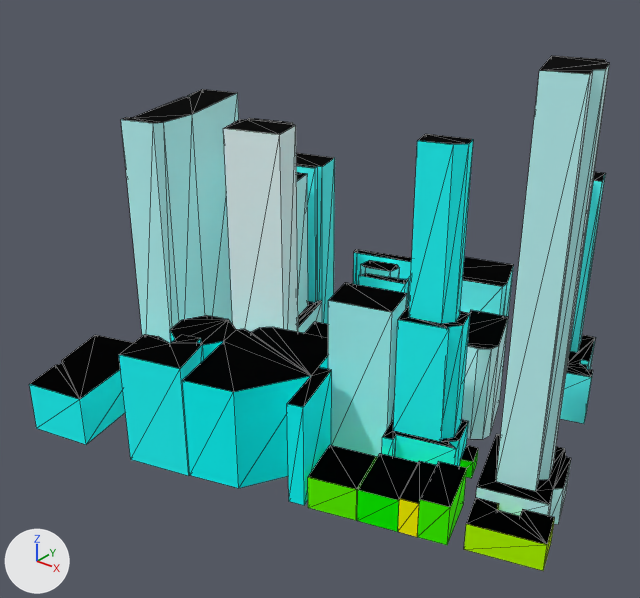
Before and after pictures for a commit that changed the glTF model web/public/assets/cities/toronto/tiles/-2_2.far.glb.
One viewpoint serves both versions: a 50 mm lens placed at (-143.0, 313.0, 267.0), pointed at (-390.0, 622.0, 76.0). The lights are fixed; the arrows at lower left show +X, +Y and +Z. The first picture is the older version. Mesh edges are drawn as thin lines. Where no turn or scale is listed for an object, it has been applied to the vertices. Vertices at exactly the same position are counted once.

The first picture shows '-2_2_far'.
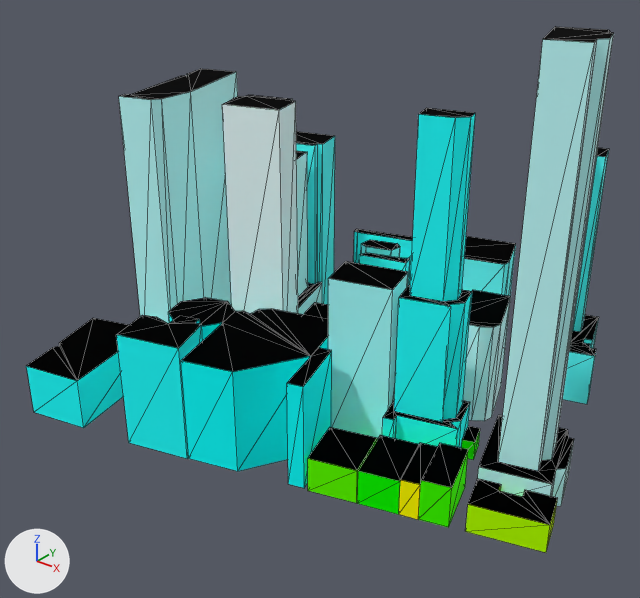
Changed parts and their boxes [x1, y1, x2, y2] in the pictures (640 x 598 px; the box of a moved part takes in the faces that stretch with it):
'-2_2_far', reshaped, moved
    before: [29, 55, 609, 571]
    after: [26, 26, 614, 553]
part 1 of me_2_2_far, moved or reshaped
    before: [460, 257, 514, 316]
    after: [462, 236, 516, 296]
part 2 of me_2_2_far, moved or reshaped
    before: [353, 249, 412, 306]
    after: [354, 229, 413, 284]
part 3 of me_2_2_far, moved or reshaped
    before: [358, 273, 409, 307]
    after: [359, 253, 410, 285]
part 4 of me_2_2_far, moved or reshaped
    before: [360, 260, 400, 278]
    after: [361, 240, 400, 258]
part 5 of me_2_2_far, moved or reshaped
    before: [121, 89, 239, 343]
    after: [119, 68, 238, 323]
part 6 of me_2_2_far, moved or reshaped
    before: [461, 310, 508, 439]
    after: [463, 290, 511, 421]
part 7 of me_2_2_far, added
    after: [461, 426, 480, 460]
part 8 of me_2_2_far, moved or reshaped
    before: [560, 172, 606, 424]
    after: [563, 148, 609, 404]
part 9 of me_2_2_far, rebuilt
    before: [223, 118, 335, 333]
    after: [296, 151, 322, 315]
part 10 of me_2_2_far, added (cyan)
    after: [296, 131, 335, 305]
part 11 of me_2_2_far, added
    after: [222, 95, 298, 314]
part 12 of me_2_2_far, moved or reshaped
    before: [305, 134, 553, 537]
    after: [303, 108, 556, 519]

What changed in the scene script:
```text
Change me_2_2_far:
    used by ob_2_2_far; location = (-389.4, 641.7, 101.0)
    remove me_2_2_far.from_pydata(...)  # 401 vertices, 609 faces; spans x -140.0..140.0, y -115.0..115.0, z -101.0..101.0
    add me_2_2_far.from_pydata(...)  # 418 vertices, 609 faces; spans x -140.0..140.0, y -115.0..115.0, z -102.0..102.0
    me_2_2_far part 1: the loose piece of 18 vertices spanning x -4.0..54.0, y 54.0..97.0, z -101.0..-34.0 is moved by (0.0, 0.0, 2.0)
    me_2_2_far part 2: the loose piece of 10 vertices spanning x -48.0..-5.0, y 69.0..85.0, z -101.0..-41.0 is moved by (0.0, 0.0, 3.0)
    me_2_2_far part 3: the loose piece of 10 vertices spanning x -23.0..4.0, y 43.0..58.0, z -101.0..-41.0 is moved by (0.0, 0.0, 2.0)
    me_2_2_far part 4: the loose piece of 12 vertices spanning x -32.0..-11.0, y 55.0..70.0, z -101.0..-41.0 is moved by (0.0, 0.0, 2.0)
    me_2_2_far part 5: the loose piece of 22 vertices spanning x -140.0..-100.0, y -35.0..49.0, z -101.0..48.0 is moved by (0.0, 0.0, 2.0)
    me_2_2_far part 6: the loose piece of 20 vertices spanning x 24.0..74.0, y 10.0..61.0, z -101.0..-47.0 is moved by (0.0, 0.0, 1.0)
    me_2_2_far part 7: the loose piece of 8 vertices spanning x 75.0..84.0, y -10.0..4.0, z -101.0..-91.0 is copied, and the copy is moved by (0.0, 0.0, 1.0); it spans x 75.0..84.0, y -10.0..4.0, z -100.0..-90.0
    me_2_2_far part 8: the loose piece of 32 vertices spanning x 58.0..107.0, y 60.0..115.0, z -101.0..25.0 is moved by (0.0, 0.0, 2.0)
    me_2_2_far part 9: the loose piece of 52 vertices spanning x -89.0..-37.0, y -15.0..67.0, z -101.0..49.0 is rebuilt with 32 vertices and now spans x -83.0..-42.0, y 3.0..48.0, z -99.0..16.0
    me_2_2_far part 10: a new loose piece of 16 vertices spanning x -89.0..-53.0, y 37.0..67.0, z -99.0..18.0
    me_2_2_far part 11: a new loose piece of 16 vertices spanning x -73.0..-37.0, y -15.0..15.0, z -100.0..50.0
    me_2_2_far part 12
    33 vertices are removed from x -35.0..132.0, y -68.0..40.0, z -101.0..-64.0
    75 faces are deleted
    31 vertices in x 12.0..82.0, y -36.0..-2.0, z -77.0..65.0 move by (0.0, 0.0, 1.0)
    30 vertices are added at x -35.0..132.0, y -68.0..40.0, z -102.0..-62.0
    47 new faces join them, mat_facade
    18 new faces join them, mat_roof
    other edits to the shape of me_2_2_far do not show in these pictures
Change ob_2_2_far:
    ob_2_2_far.location: (-389.4, 641.7, 101.0) -> (-389.4, 641.7, 111.3)
```
